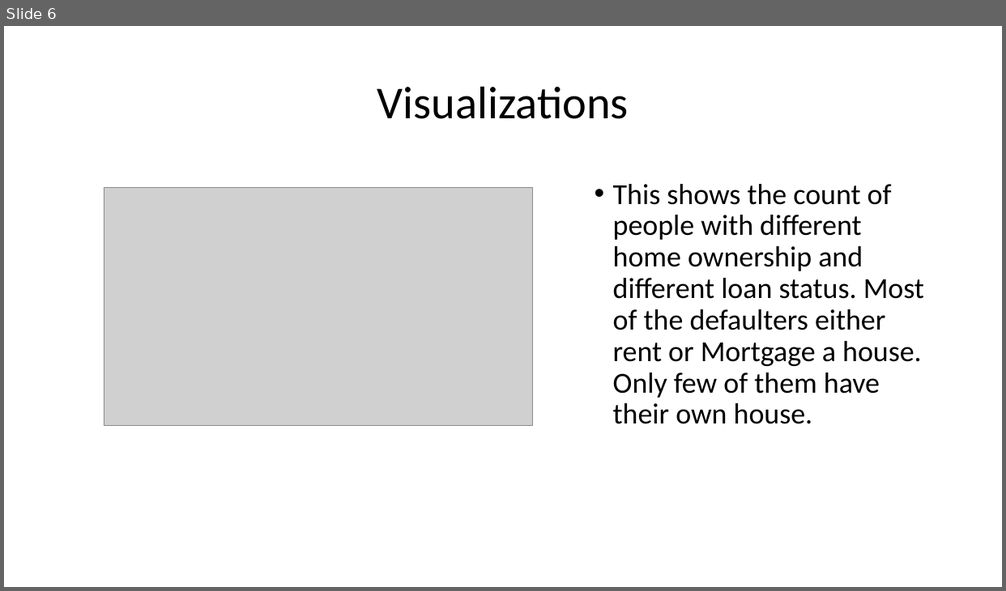
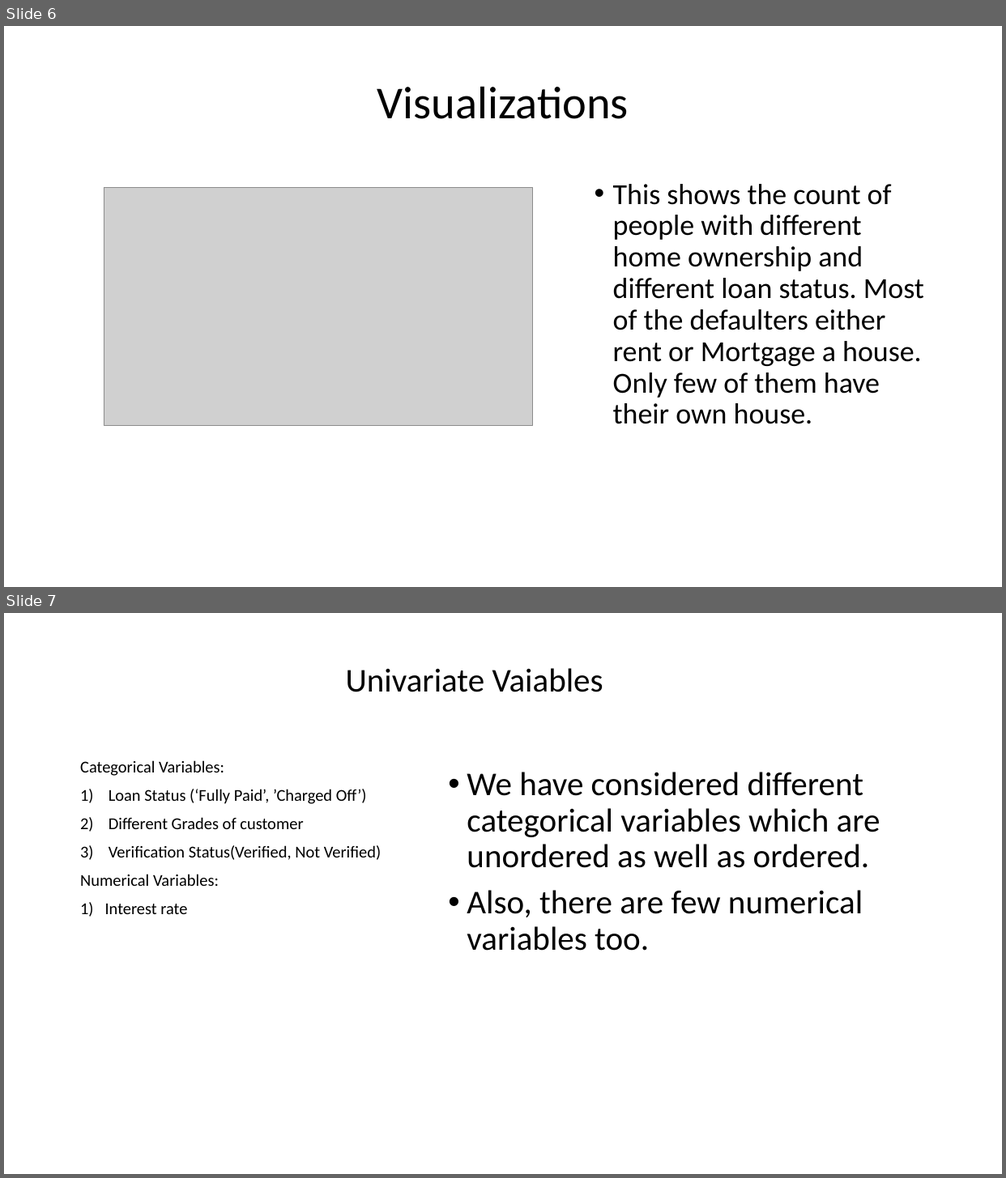
Before and after one commit to neetika01/LendingClubCaseStudy, a slide deck: Lending_club_case_study.pptx. Shown one above the other, each under a label of ours: slide 6 before the commit, slides 6 and 7 after it. The pictures are 1006x591 and 1006x1178 pixels, drawn with LibreOffice and Linux fonts; fonts in the diff are those of the drawing; grey boxes stand for pictures. Boxes give left, top, right and bottom in pixels: in the first picture for what was removed or moved away, otherwise in the second. Text is boxed around its words. In the diff, an @@ line names an element or a change of style, - is before the commit and + after.

```diff
--- a/Lending_club_case_study.pptx
+++ b/Lending_club_case_study.pptx
@@ slide 7 added at <box>4,613,1002,1174</box>, background #FFFFFF @@
@@ title added at <box>346,668,603,692</box>, 32 pt, text #000000 @@
+Univariate Vaiables
@@ text added at <box>80,760,381,917</box>, 16 pt, text #000000 @@
+Categorical Variables:
+1) Loan Status (‘Fully Paid’, ’Charged Off’)
+2) Different Grades of customer
+3) Verification Status(Verified, Not Verified)
+Numerical Variables:
+1) Interest rate
@@ text added at <box>467,772,880,951</box>, 32 pt, text #000000 @@
+• We have considered different categorical variables which are unordered as well as ordered.
+• Also, there are few numerical variables too.
```
Also in this commit, not shown: 5 other slides added, 2 other files.
